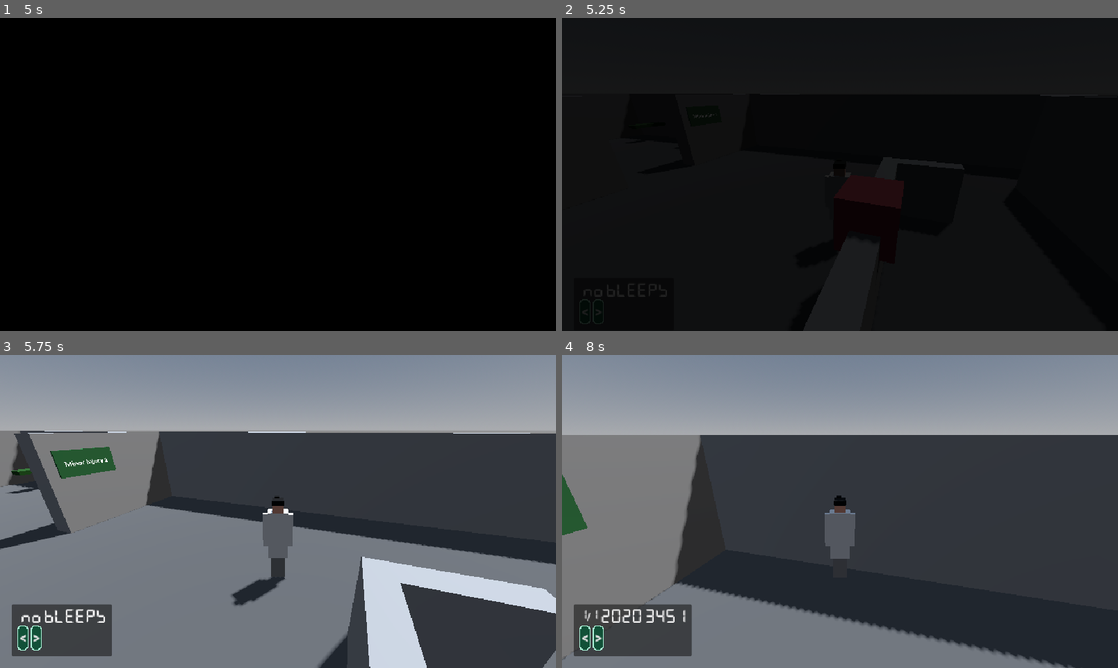
Above: before the commit, frames 1-4 (two rows, left to right).
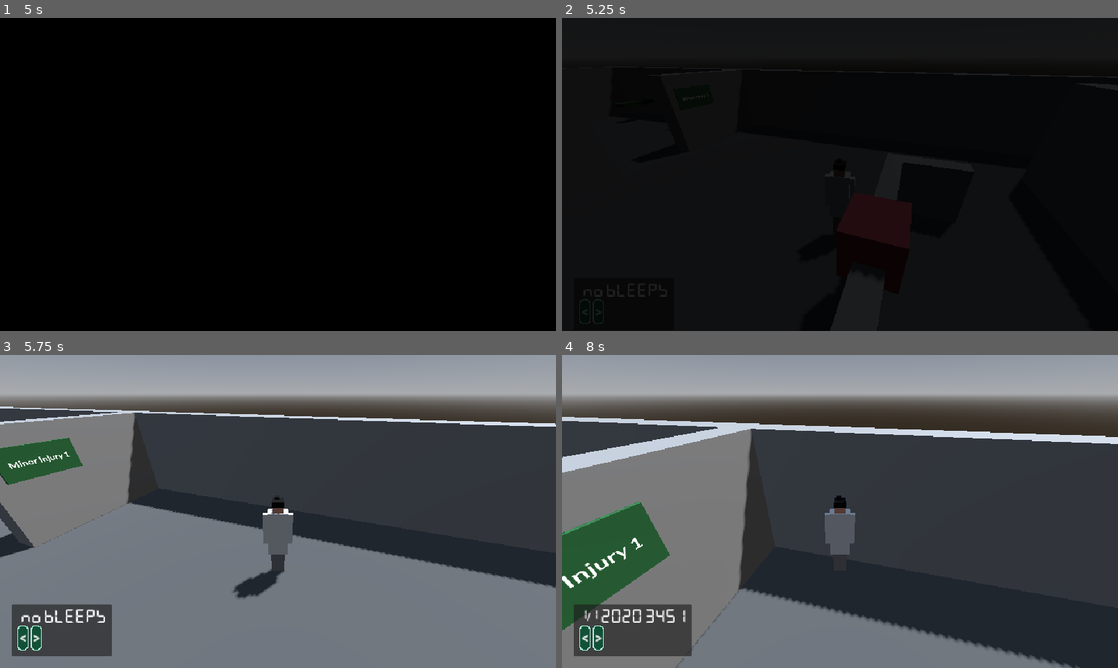
Above: after the commit, the same moments.

Repository: hawkstein/ludum-dare-60-old-tech
Game: Godot game, scene res://screens/main_menu.tscn
Same seed, same stepped clock (60 frames per second), same inputs: the game is played once before the commit and once after it.
Inputs (mouse positions are in pixels of both pictures, inside the frame that each line leads up to):
- Up to frame 1 (5 s): tap Enter at 0.5 s; move the mouse to (400, 158) at 0.52 s; hold D (Right) 0.53-1.25 s; hold Space (Pager) 0.53-1.25 s; click (400, 158) at 0.67 s; click "Start" at 1.25 s; click "Play game" at 2 s; click "Play game" at 2.75 s; move the mouse to (166, 190) at 3.52 s; hold S (Down) 3.53-4.28 s; tap Space (Pager) at 3.6 s; click (166, 190) at 3.67 s; move the mouse to (333, 105) at 4.27 s; hold D (Right) from 4.28 s (still down); hold Space (Pager) from 4.28 s (still down); click (333, 105) at 4.42 s
- Up to frame 2 (5.25 s): move the mouse to (834, 180) at 5.02 s; release D (Right) at 5.03 s; release Space (Pager) at 5.03 s; hold W (Up) from 5.03 s (still down); tap Space (Pager) at 5.1 s
- Up to frame 3 (5.75 s): keep holding W (Up)
- Up to frame 4 (8 s): keep holding W (Up); move the mouse to (878, 514) at 5.77 s; hold Space (Pager) 5.78-6.53 s; move the mouse to (795, 508) at 6.52 s; tap Space (Pager) at 6.6 s; move the mouse to (845, 511) at 7.27 s; hold Space (Pager) from 7.28 s (still down)

Frame 1 is identical in both runs. In frame 2, 0.9% of the frame differs, in the area x 48-75%, y 45-84%; in frame 3, 34%, in the area x 0-100%, y 4-100%; in frame 4, 34%.

Commit message:
simplify 3rd person pitch

Diff:
--- a/entities/player/third_person_player.gd
+++ b/entities/player/third_person_player.gd
@@ -3,13 +3,13 @@
 
 const MOUSE_SCALE := 0.01
 
-@export var speed := 6.0
+@export var speed := 8.0
 @export var acceleration := 12.0
 @export var turn_speed := 12.0
 ## Radians per second at full stick.
 @export var pad_look_speed := 3.0
-## Camera pitch range in degrees (down, up).
-@export var pitch_limits := Vector2(-70, 30)
+## Fixed camera pitch in degrees, looking down over the shoulder.
+@export var pitch := -30.0
 
 @onready var model: Node3D = %Model
 @onready var camera_pivot: Node3D = %CameraPivot
@@ -20,6 +20,7 @@
 
 func _ready() -> void:
 	spring_arm.add_excluded_object(get_rid())
+	camera_pivot.rotation.x = deg_to_rad(pitch)
 	Input.mouse_mode = Input.MOUSE_MODE_CAPTURED
 
 
@@ -29,11 +30,11 @@
 		Input.mouse_mode = Input.MOUSE_MODE_CAPTURED
 		get_viewport().set_input_as_handled()
 	elif event is InputEventMouseMotion and Input.mouse_mode == Input.MOUSE_MODE_CAPTURED:
-		_look(event.relative * gameplay.mouse_sensitivity * MOUSE_SCALE)
+		_look(event.relative.x * gameplay.mouse_sensitivity * MOUSE_SCALE)
 
 
 func _physics_process(delta: float) -> void:
-	var stick := Input.get_vector(&"LookLeft", &"LookRight", &"LookUp", &"LookDown") if input_enabled else Vector2.ZERO
+	var stick := Input.get_axis(&"LookLeft", &"LookRight") if input_enabled else 0.0
 	if stick:
 		_look(stick * pad_look_speed * delta)
 
@@ -53,8 +54,5 @@
 	move_and_slide()
 
 
-func _look(amount: Vector2) -> void:
-	if gameplay.invert_y:
-		amount.y = -amount.y
-	camera_pivot.rotation.y -= amount.x
-	camera_pivot.rotation.x = clampf(camera_pivot.rotation.x - amount.y, deg_to_rad(pitch_limits.x), deg_to_rad(pitch_limits.y))
+func _look(amount: float) -> void:
+	camera_pivot.rotation.y -= amount
--- a/screens/main.tscn
+++ b/screens/main.tscn
@@ -33,7 +33,7 @@
 suffix = "3451"
 message = "Patient needs sutures in Minor Injury 2, Bed 2"
 target_id = &"minor2_bed2"
-time_limit = 30.0
+time_limit = 40.0
 metadata/_custom_type_script = "uid://s7rv5glhh784"
 
 [sub_resource type="Resource" id="Resource_cd33c"]
@@ -48,12 +48,12 @@
 suffix = "3451"
 message = "2nd opinion needed in Minor Injury 1, Bed 3 please"
 target_id = &"minor1_bed3"
-time_limit = 30.0
+time_limit = 40.0
 metadata/_custom_type_script = "uid://s7rv5glhh784"
 
 [sub_resource type="Resource" id="Resource_nrb37"]
 script = ExtResource("3_nrb37")
-time = 10.0
+time = 12.0
 bleep = SubResource("Resource_rjxh7")
 metadata/_custom_type_script = "uid://uty2uvhso70y"
 
@@ -63,12 +63,13 @@
 suffix = "2222"
 message = "Patient is crashing! Get to Trauma 1 NOW!"
 target_id = &"trauma1_bed1"
+time_limit = 25.0
 severity = 1
 metadata/_custom_type_script = "uid://s7rv5glhh784"
 
 [sub_resource type="Resource" id="Resource_b8li8"]
 script = ExtResource("3_nrb37")
-time = 12.0
+time = 15.0
 bleep = SubResource("Resource_qr0o4")
 metadata/_custom_type_script = "uid://uty2uvhso70y"
 
@@ -189,7 +190,7 @@
 
 [sub_resource type="Resource" id="Resource_2ta00"]
 script = ExtResource("3_nrb37")
-time = 15.0
+time = 10.0
 bleep = SubResource("Resource_yxj50")
 metadata/_custom_type_script = "uid://uty2uvhso70y"
 
@@ -257,8 +258,8 @@
 script = ExtResource("4_owlgm")
 extension = "5010"
 suffix = "999"
-message = "Patient emergency, drop everything and get to Trauma 1 now!"
-target_id = &"trauma1_bed1"
+message = "Patient emergency, drop everything and get to Trauma 3 now!"
+target_id = &"trauma3_bed1"
 time_limit = 15.0
 severity = 1
 metadata/_custom_type_script = "uid://s7rv5glhh784"
@@ -274,7 +275,7 @@
 extension = "7504"
 suffix = "4995"
 message = "Feels like this shift will never end, help out with Recovery Bed 4 one last time?"
-target_id = &"reovery1_bed4"
+target_id = &"recovery1_bed4"
 metadata/_custom_type_script = "uid://s7rv5glhh784"
 
 [sub_resource type="Resource" id="Resource_ih88u"]
--- a/utils/config/gameplay_data.gd
+++ b/utils/config/gameplay_data.gd
@@ -3,10 +3,8 @@
 
 var show_instructions := true
 var mouse_sensitivity := 0.3
-var invert_y := false
 
 func _init() -> void:
 	set_meta("title", "Gameplay")
 	set_meta("show_instructions", PropertyMeta.new("Instructions"))
 	set_meta("mouse_sensitivity", SliderMeta.new("Mouse Sensitivity", 0.05, 1.0, 0.05))
-	set_meta("invert_y", PropertyMeta.new("Invert Y"))
--- a/utils/config/input_data.gd
+++ b/utils/config/input_data.gd
@@ -14,8 +14,6 @@
 	&"Left": [[JOY_AXIS_LEFT_X, -1.0], JOY_BUTTON_DPAD_LEFT],
 	&"Right": [[JOY_AXIS_LEFT_X, 1.0], JOY_BUTTON_DPAD_RIGHT],
 	&"Pause": [JOY_BUTTON_START],
-	&"LookUp": [[JOY_AXIS_RIGHT_Y, -1.0]],
-	&"LookDown": [[JOY_AXIS_RIGHT_Y, 1.0]],
 	&"LookLeft": [[JOY_AXIS_RIGHT_X, -1.0]],
 	&"LookRight": [[JOY_AXIS_RIGHT_X, 1.0]],
 	&"Pager": [JOY_BUTTON_A],
